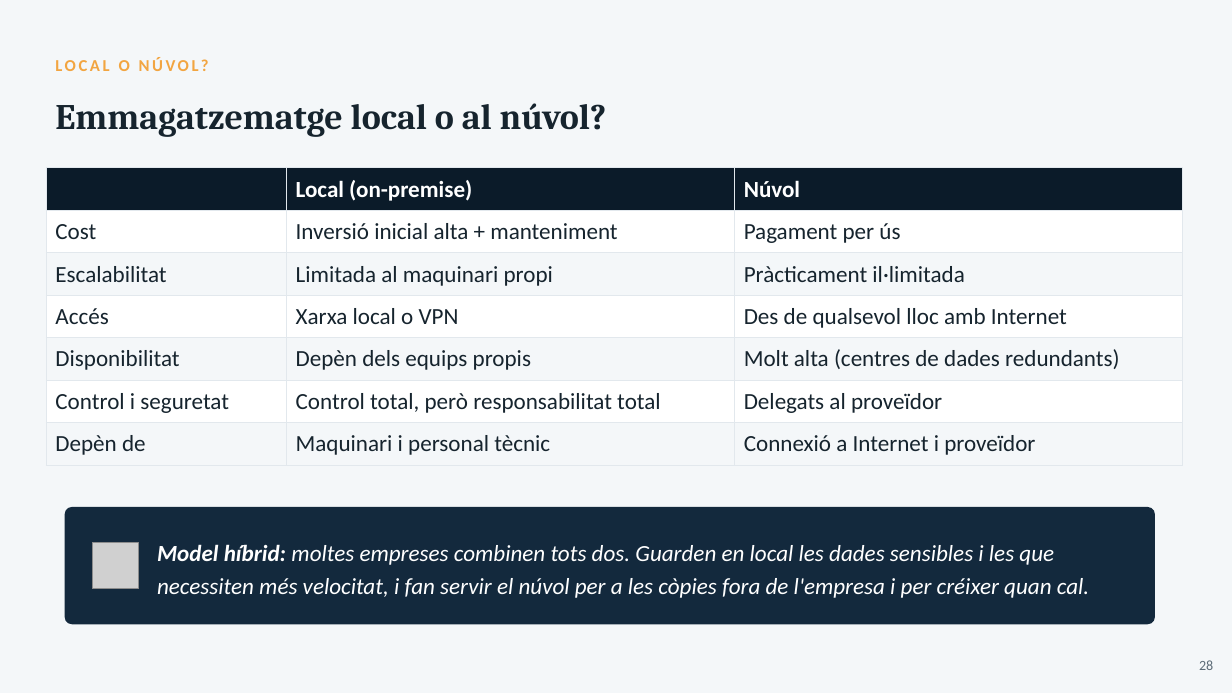
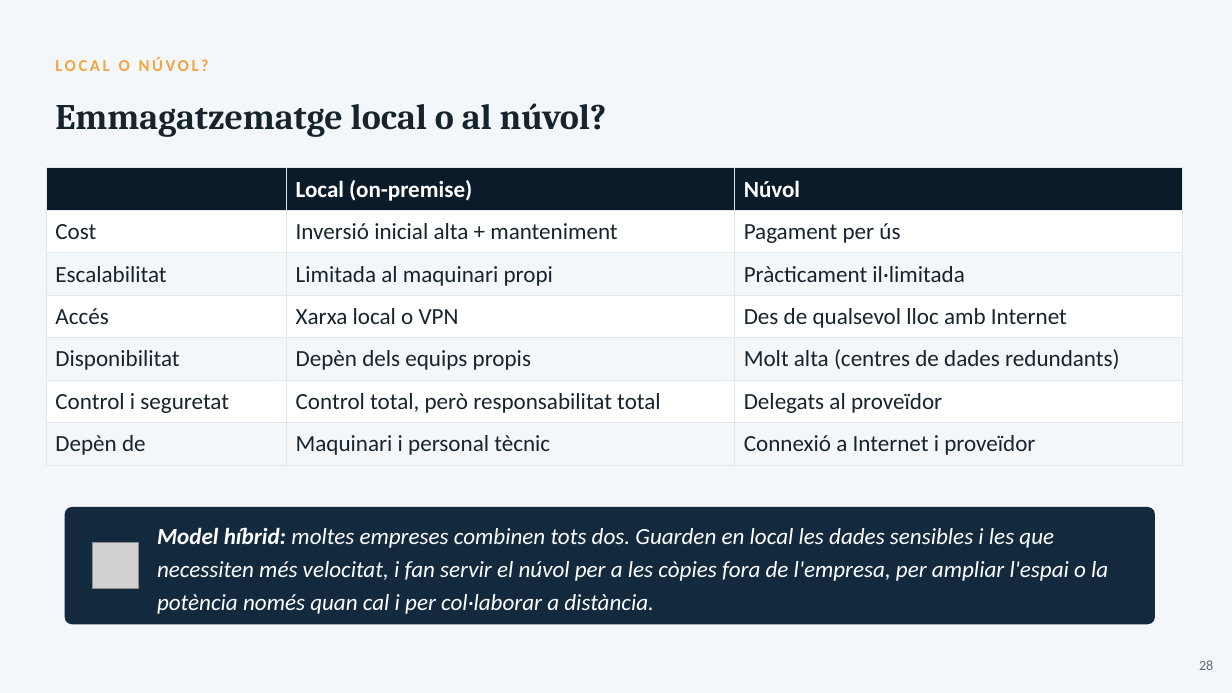
Before and after one commit to joansanchezescudero/SMX_0226_Seguretat_Informatica, a slide deck: slide 28 of RA2 - Emmagatzematge i copies de seguretat/AA2 - Sistemes demmagatzematge/RA2_AA2_Sistemes_emmagatzematge.pptx. Drawn at 1232x693 pixels with LibreOffice and Linux fonts; fonts in the diff are those of the drawing; grey boxes stand for pictures. Boxes give left, top, right and bottom in pixels: in the first picture for what was removed or moved away, otherwise in the second. Text is boxed around its words. In the diff, an @@ line names an element or a change of style, - is before the commit and + after.

```diff
--- a/RA2 - Emmagatzematge i copies de seguretat/AA2 - Sistemes demmagatzematge/RA2_AA2_Sistemes_emmagatzematge.pptx
+++ b/RA2 - Emmagatzematge i copies de seguretat/AA2 - Sistemes demmagatzematge/RA2_AA2_Sistemes_emmagatzematge.pptx
@@ text at <box>157,527,1108,614</box>: text changed @@
-Model híbrid: moltes empreses combinen tots dos. Guarden en local les dades sensibles i les que necessiten més velocitat, i fan servir el núvol per a les còpies fora de l'empresa i per créixer quan cal.
+Model híbrid: moltes empreses combinen tots dos. Guarden en local les dades sensibles i les que necessiten més velocitat, i fan servir el núvol per a les còpies fora de l'empresa, per ampliar l'espai o la potència només quan cal i per col·laborar a distància.
```
Also in this commit, not shown: 3 other files.
